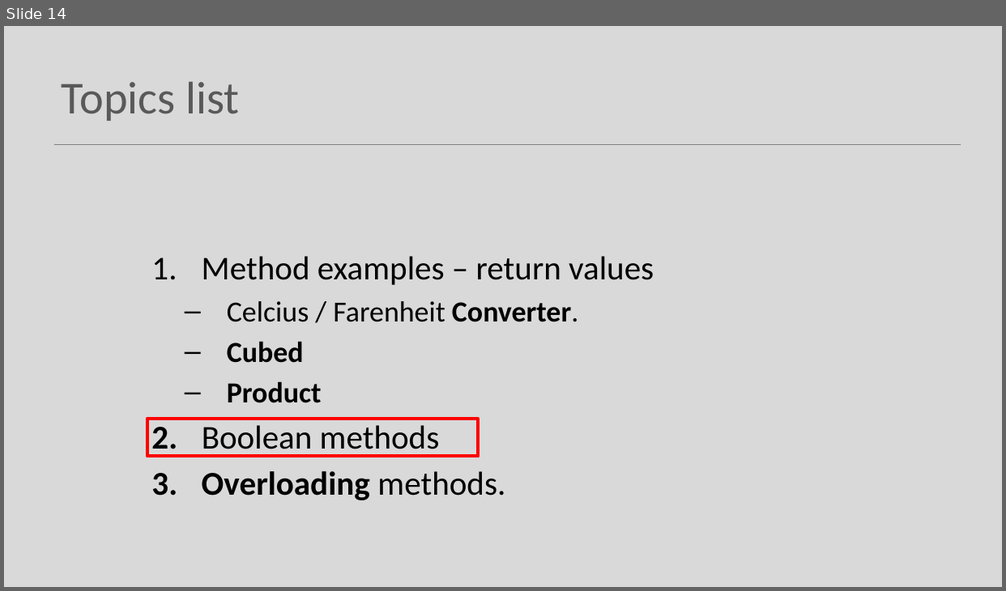
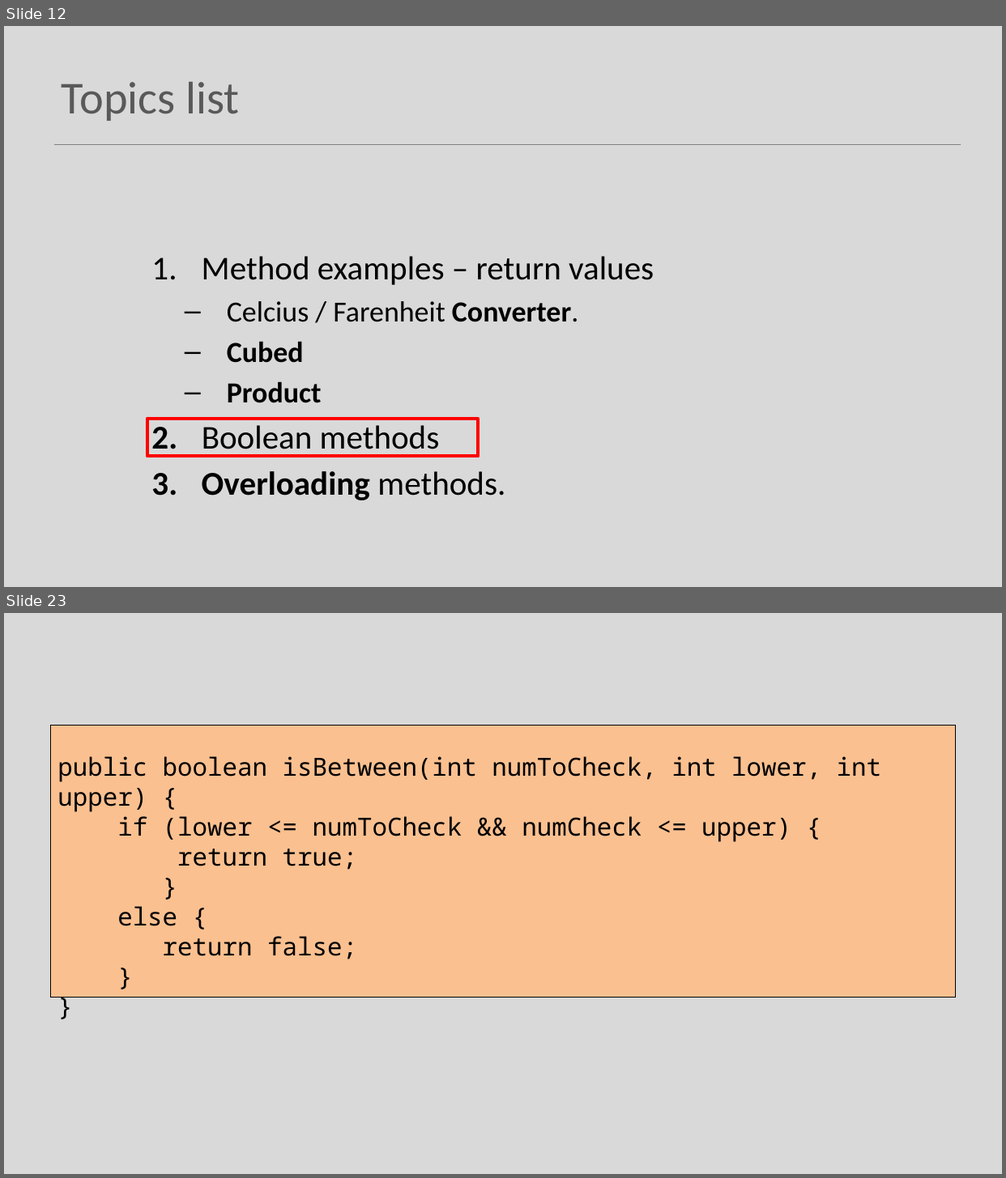
Before and after one commit to Programming-Fundamentals-SETU/prog-fund-1-sept-25, a slide deck: topic07-methods/unit-1/talk-5-more-on-methods/e-more-on-methods.pptx. Shown one above the other, each under a label of ours: slide 14 before the commit, slides 12 and 23 after it; the slides between them are not shown. The pictures are 1006x591 and 1006x1178 pixels, drawn with LibreOffice and Linux fonts; fonts in the diff are those of the drawing. Boxes give left, top, right and bottom in pixels: in the first picture for what was removed or moved away, otherwise in the second. Text is boxed around its words. In the diff, an @@ line names an element or a change of style, - is before the commit and + after.

```diff
--- a/topic07-methods/unit-1/talk-5-more-on-methods/e-more-on-methods.pptx
+++ b/topic07-methods/unit-1/talk-5-more-on-methods/e-more-on-methods.pptx
@@ slide 23 added at [4,613,1002,1174], background #D9D9D9 @@
@@ rectangle added at [50,726,956,998], fill #FAC090, outline #000000 0.75 pt, 24 pt, text #000000 @@
+public boolean isBetween(int numToCheck, int lower, int upper) {
+if (lower <= numToCheck && numCheck <= upper) {
+return true;
+}
+else {
+return false;
+}
+}
@@ what was slide 14 is now slide 12 @@
```
Also in this commit, not shown: 12 other slides added, 1 slide removed, 4 other files.
